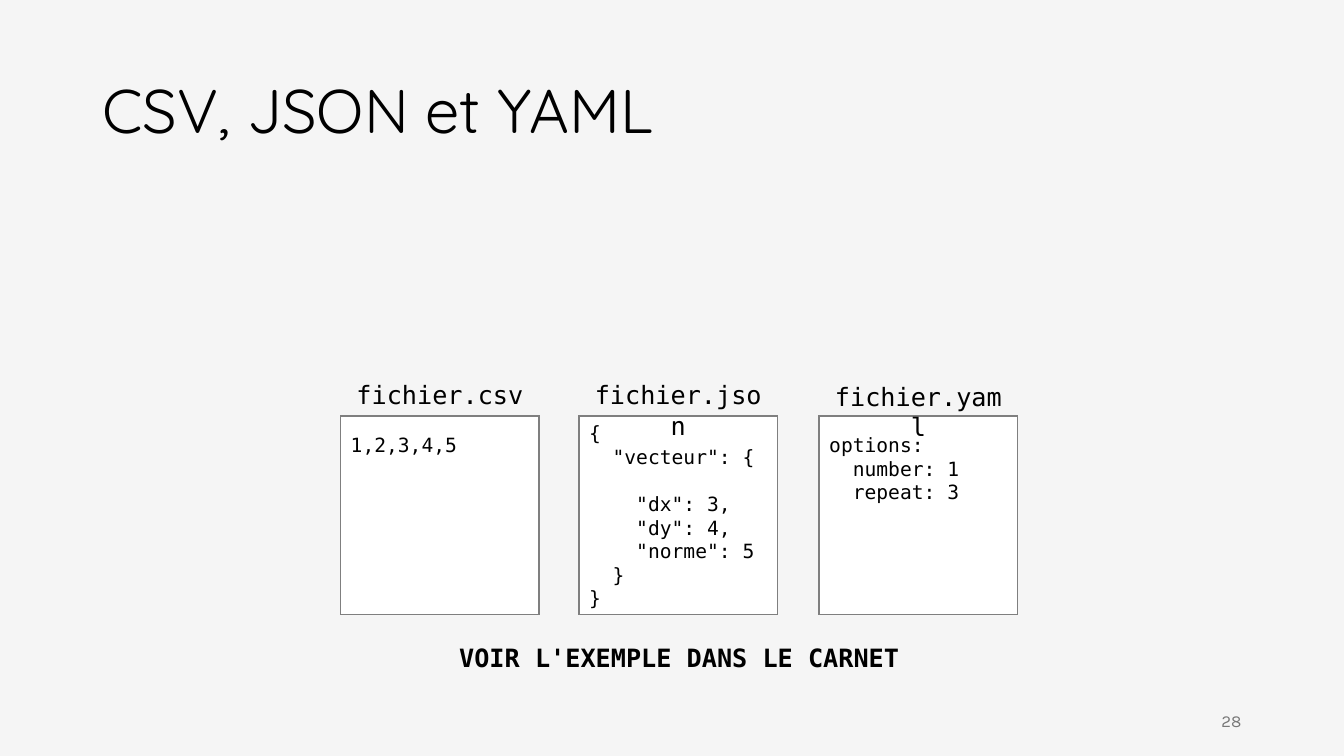
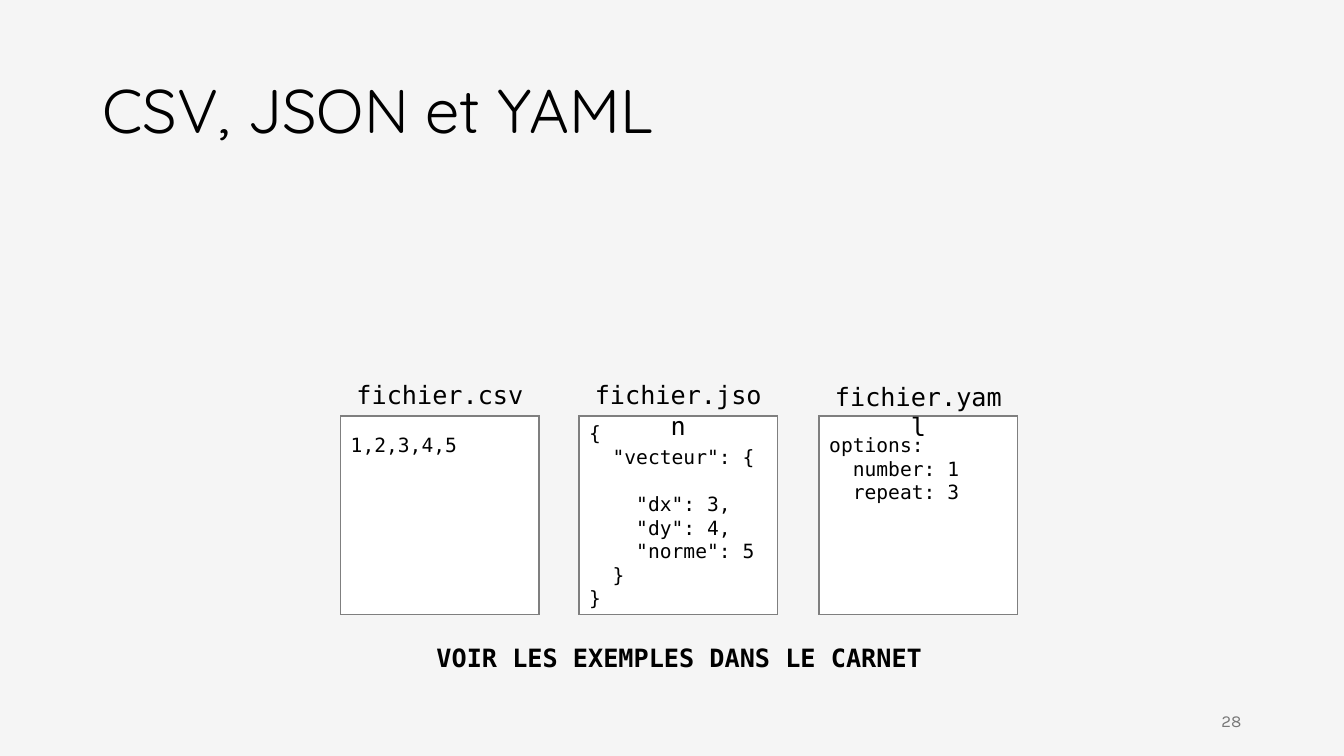
Before and after one commit to iannickgagnon/sagedays_iannick_2026, a slide deck: slide 28 of python_2/presentation_python_2.pptx. Drawn at 1344x756 pixels with LibreOffice and Linux fonts; fonts in the diff are those of the drawing; grey boxes stand for pictures. Boxes give left, top, right and bottom in pixels: in the first picture for what was removed or moved away, otherwise in the second. Text is boxed around its words. In the diff, an @@ line names an element or a change of style, - is before the commit and + after.

Commit message:
fix: Typo

```diff
--- a/python_2/presentation_python_2.pptx
+++ b/python_2/presentation_python_2.pptx
@@ text at (x1=436, y1=648, x2=922, y2=668): text changed @@
-VOIR L'EXEMPLE DANS LE CARNET
+VOIR LES EXEMPLES DANS LE CARNET
```
